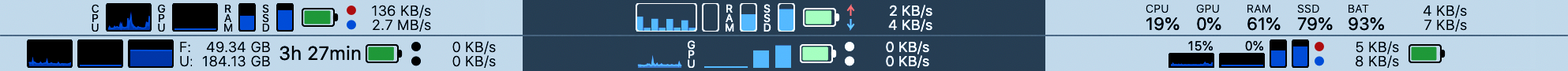
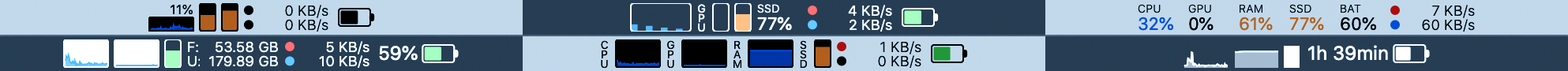
Revision of a layered w=1568, h=71 image; what changed, layer by layer:
renamed "Warstwa 6" to "Warstwa 15", moved it above "Warstwa 14", painted on it over [1045, 36, 1568, 71]
renamed "Warstwa 5" to "Warstwa 14", moved it above "Warstwa 13", painted on it over [522, 36, 1046, 71]
renamed "Warstwa 4" to "Warstwa 13", moved it above "Warstwa 12", painted on it over [0, 36, 523, 71]
renamed "Warstwa 3" to "Warstwa 12", painted on it over [1045, 0, 1568, 35]
renamed "Warstwa 2" to "Warstwa 11", painted on it over [627, 0, 962, 35]
renamed "Warstwa 1" to "Warstwa 10", painted on it over [0, 0, 523, 35]
